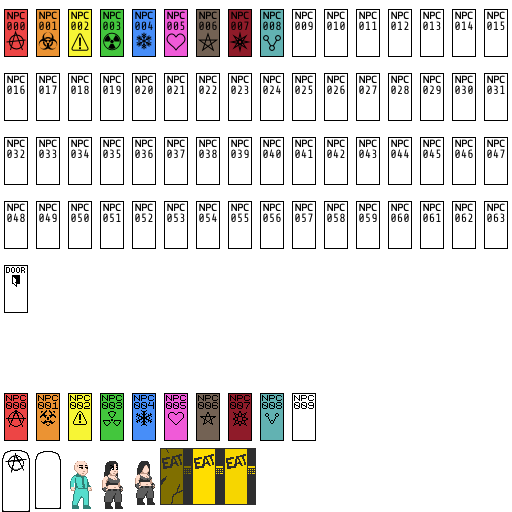
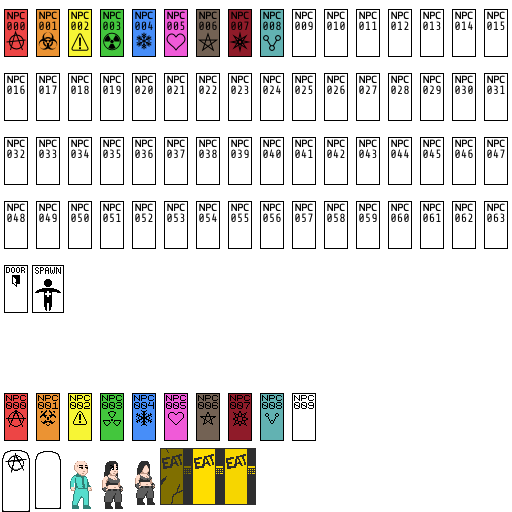
Revision of a layered w=512, h=512 image; what changed, layer by layer:
added layer "Floated Layer" above "Background" over [left=32, top=265, right=64, bottom=313]
